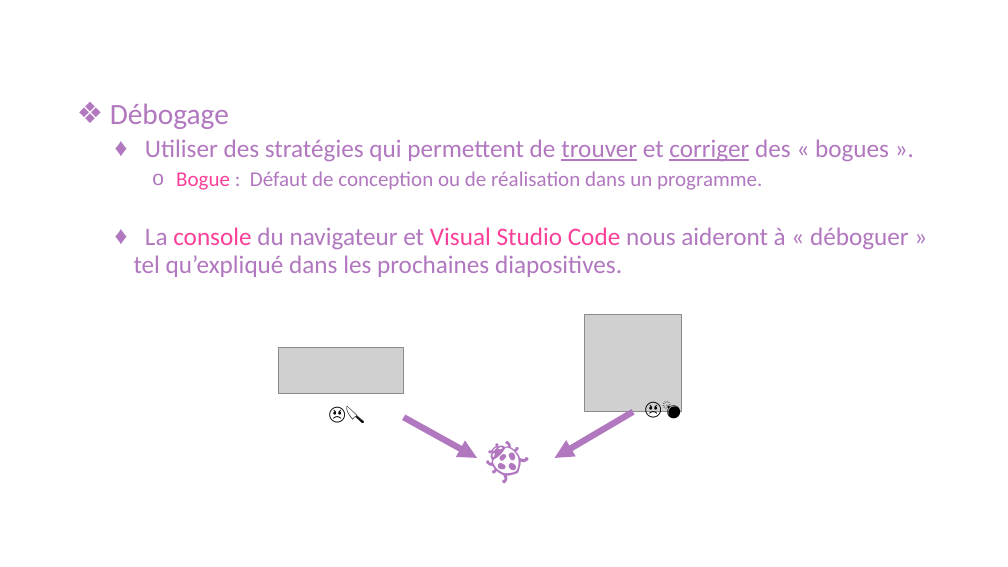
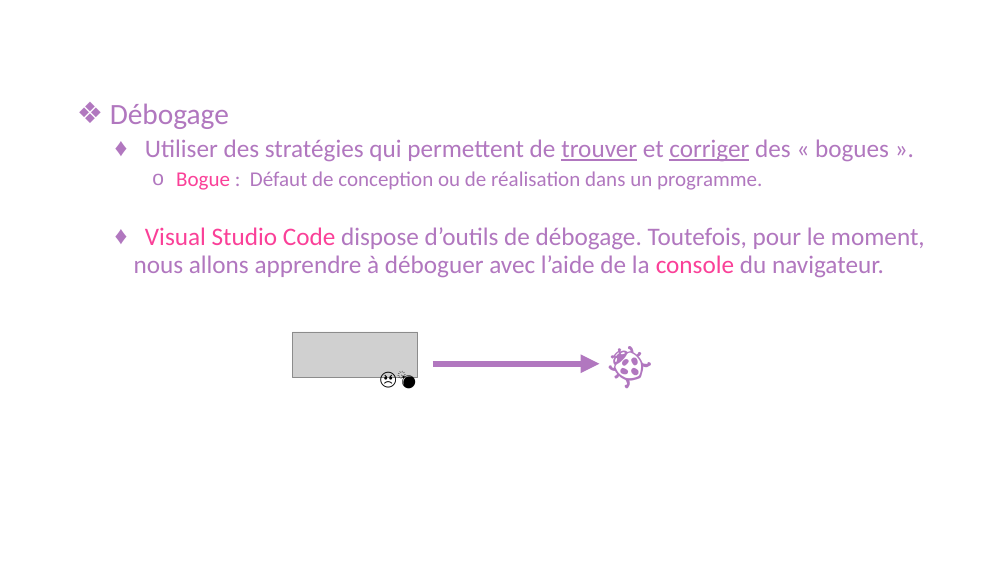
Before and after one commit to mathieudupont/A22-905, a slide deck: slide 28 of semaine_04/420905_semaine4.pptx. Drawn at 1008x567 pixels with LibreOffice and Linux fonts; fonts in the diff are those of the drawing; grey boxes stand for pictures; background and template pictures are left out. Boxes give left, top, right and bottom in pixels: in the first picture for what was removed or moved away, otherwise in the second. Text is boxed around its words. In the diff, an @@ line names an element or a change of style, - is before the commit and + after.

```diff
--- a/semaine_04/420905_semaine4.pptx
+++ b/semaine_04/420905_semaine4.pptx
@@ text at (x1=134, y1=227, x2=925, y2=278): text changed @@
-  ♦ La console du navigateur et Visual Studio Code nous aideront à « déboguer » tel qu’expliqué dans les prochaines diapositives.
+  ♦ Visual Studio Code dispose d’outils de débogage. Toutefois, pour le moment, nous allons apprendre à déboguer avec l’aide de la console du navigateur.
@@ picture removed at (x1=585, y1=315, x2=682, y2=412) @@
@@ picture moved from (x1=278, y1=347, x2=404, y2=392) to (x1=293, y1=332, x2=418, y2=377) @@
@@ text "🐞" moved from (x1=477, y1=426, x2=555, y2=490) to (x1=600, y1=332, x2=678, y2=395) @@
@@ text at (x1=372, y1=363, x2=464, y2=393): text changed @@
-😠🔪
+😠💣
@@ arrow moved from (404, 417) - (477, 458) to (433, 364) - (600, 364) @@
@@ arrow removed from (633, 412) to (555, 458) @@
@@ text removed at (x1=637, y1=393, x2=735, y2=423) @@
-😠💣
```
Also in this commit, not shown: 9 slides removed, 1 other file.
